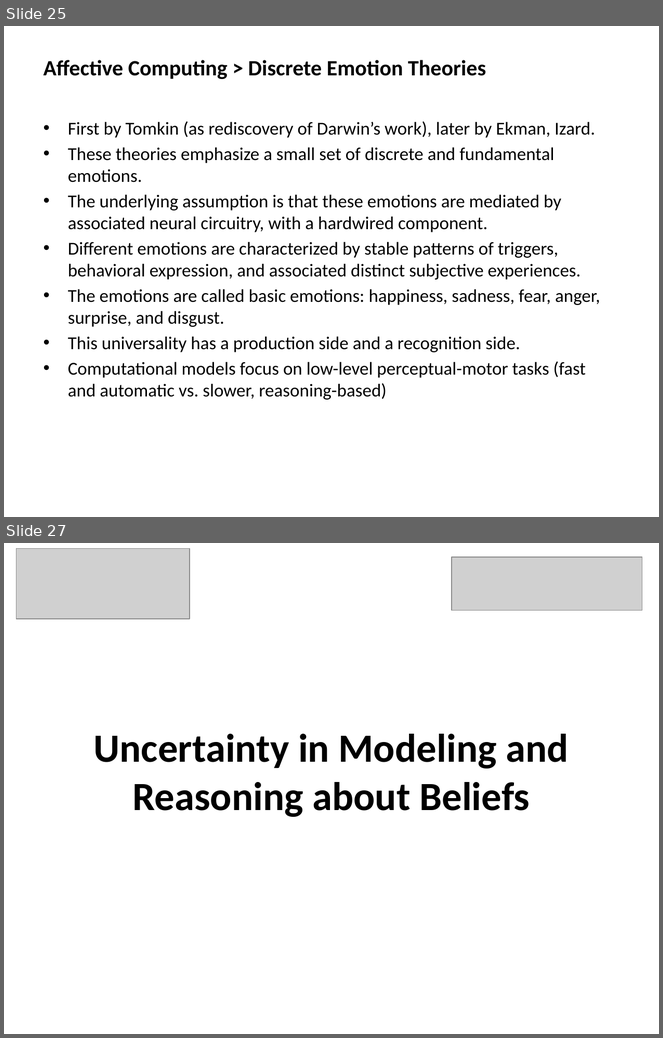
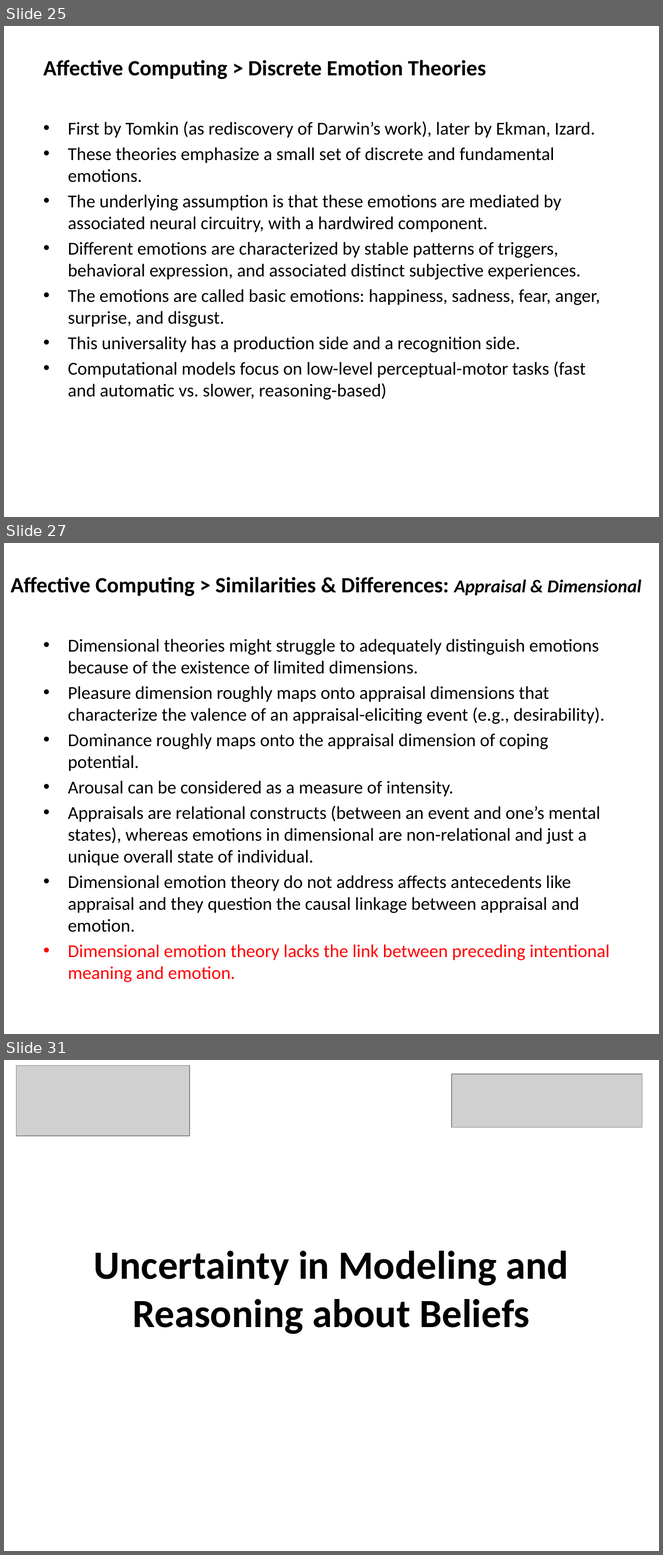
Before and after one commit to mshayganfar/CompExam1, a slide deck: presentation/PhD-comprehensive-exam.pptx. Shown one above the other, each under a label of ours: slides 25 and 27 before the commit, slides 25, 27 and 31 after it; the slides between them are not shown. The pictures are 663x1038 and 663x1555 pixels, drawn with LibreOffice and Linux fonts; fonts in the diff are those of the drawing; grey boxes stand for pictures. Boxes give left, top, right and bottom in pixels: in the first picture for what was removed or moved away, otherwise in the second. Text is boxed around its words. In the diff, an @@ line names an element or a change of style, - is before the commit and + after.

Commit message:
Second question.
Finished second question.

```diff
--- a/presentation/PhD-comprehensive-exam.pptx
+++ b/presentation/PhD-comprehensive-exam.pptx
@@ slide 27 added at (4,543,659,1034), background #FFFFFF @@
@@ text added at (11,577,642,596), 24 pt, text #000000, bold @@
+Affective Computing > Similarities & Differences: Appraisal & Dimensional
@@ text added at (68,639,610,982), 20 pt, text #000000 @@
+• Dimensional theories might struggle to adequately distinguish emotions because of the existence of limited dimensions.
+• Pleasure dimension roughly maps onto appraisal dimensions that characterize the valence of an appraisal-eliciting event (e.g., desirability).
+• Dominance roughly maps onto the appraisal dimension of coping potential.
+• Arousal can be considered as a measure of intensity.
+• Appraisals are relational constructs (between an event and one’s mental states), whereas emotions in dimensional are non-relational and just a unique overall state of individual.
+• Dimensional emotion theory do not address affects antecedents like appraisal and they question the causal linkage between appraisal and emotion.
+• Dimensional emotion theory lacks the link between preceding intentional meaning and emotion.
@@ what was slide 27 is now slide 31 @@
```
Also in this commit, not shown: 1 slide changed, 3 other slides added.
